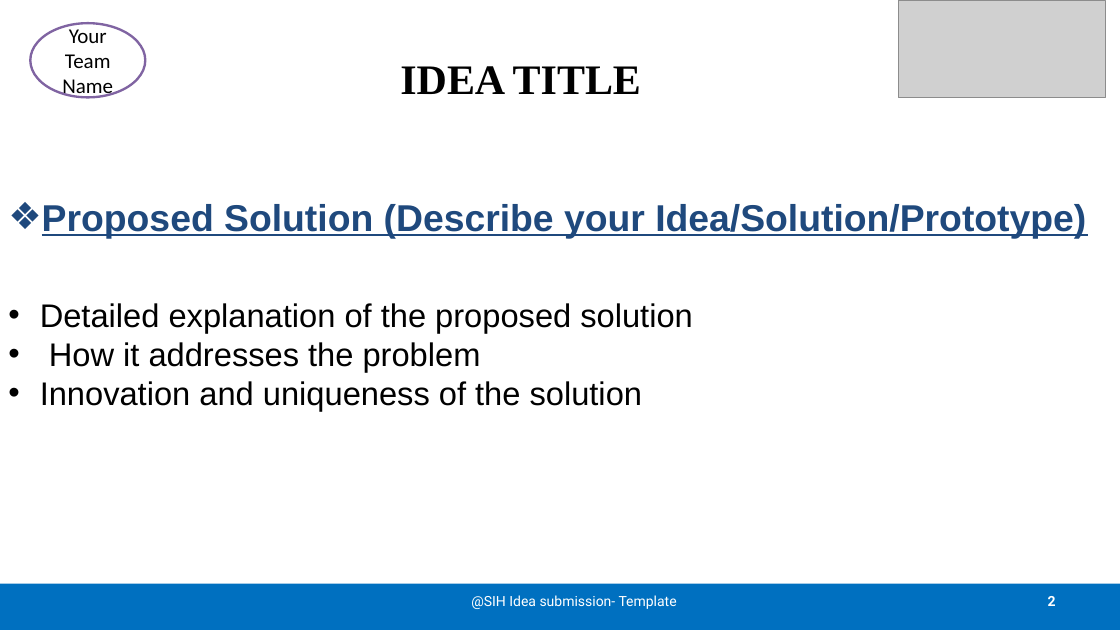
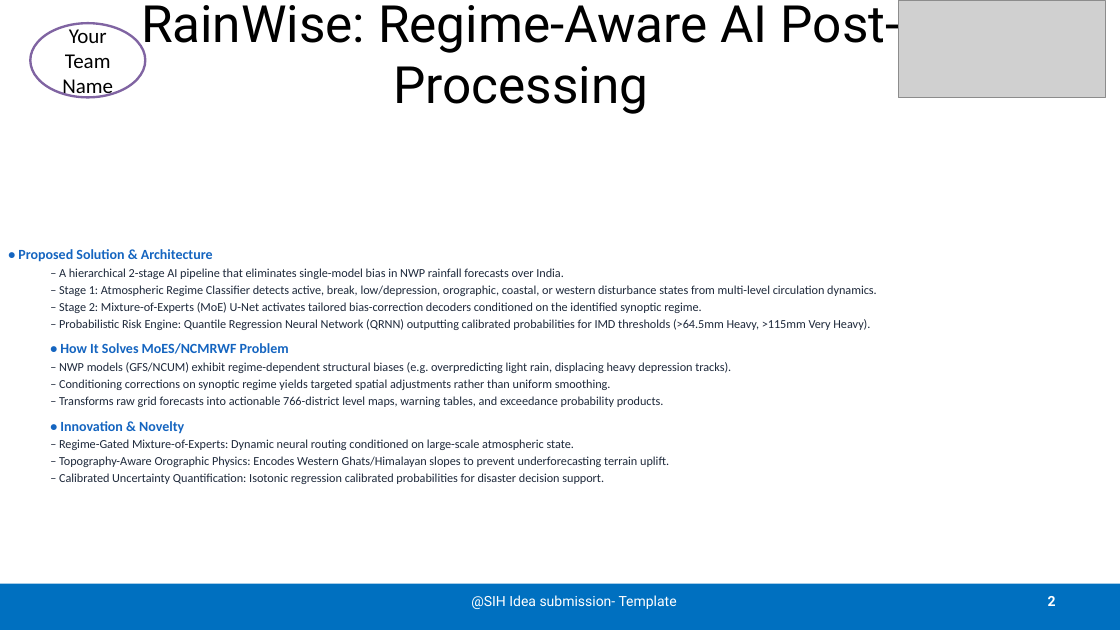
Before and after one commit to lowkeyd3v/rainwise-ps26080, a slide deck: slide 2 of SIH2026-IDEA-Presentation-Format.pptx. Drawn at 1120x630 pixels with LibreOffice and Linux fonts; fonts in the diff are those of the drawing; grey boxes stand for pictures. Boxes give left, top, right and bottom in pixels: in the first picture for what was removed or moved away, otherwise in the second. Text is boxed around its words. In the diff, an @@ line names an element or a change of style, - is before the commit and + after.

Commit message:
docs: complete official SIH 2026 idea presentation PPTX for PS 26080

```diff
--- a/SIH2026-IDEA-Presentation-Format.pptx
+++ b/SIH2026-IDEA-Presentation-Format.pptx
@@ title at (141, 0, 900, 114): text changed; size 36 to 44 pt; font Times New Roman to Roboto; bold off @@
-IDEA TITLE
+RainWise: Regime-Aware AI Post-Processing
@@ text at (18, 249, 877, 484): text changed; size 28 to 10.5 pt; font Arial to Calibri; text colour #000000 to #1E293B @@
-❖ Proposed Solution (Describe your Idea/Solution/Prototype)
-• Detailed explanation of the proposed solution
-• How it addresses the problem
-• Innovation and uniqueness of the solution
+• Proposed Solution & Architecture
+  – A hierarchical 2-stage AI pipeline that eliminates single-model bias in NWP rainfall forecasts over India.
+  – Stage 1: Atmospheric Regime Classifier detects active, break, low/depression, orographic, coastal, or western disturbance states from multi-level circulation dynamics.
+  – Stage 2: Mixture-of-Experts (MoE) U-Net activates tailored bias-correction decoders conditioned on the identified synoptic regime.
+  – Probabilistic Risk Engine: Quantile Regression Neural Network (QRNN) outputting calibrated probabilities for IMD thresholds (>64.5mm Heavy, >115mm Very Heavy).
+• How It Solves MoES/NCMRWF Problem
+  – NWP models (GFS/NCUM) exhibit regime-dependent structural biases (e.g. overpredicting light rain, displacing heavy depression tracks).
+  – Conditioning corrections on synoptic regime yields targeted spatial adjustments rather than uniform smoothing.
+  – Transforms raw grid forecasts into actionable 766-district level maps, warning tables, and exceedance probability products.
+• Innovation & Novelty
+  – Regime-Gated Mixture-of-Experts: Dynamic neural routing conditioned on large-scale atmospheric state.
+  – Topography-Aware Orographic Physics: Encodes Western Ghats/Himalayan slopes to prevent underforecasting terrain uplift.
+  – Calibrated Uncertainty Quantification: Isotonic regression calibrated probabilities for disaster decision support.
```
Also in this commit, not shown: 5 other slides changed, 1 slide removed.
